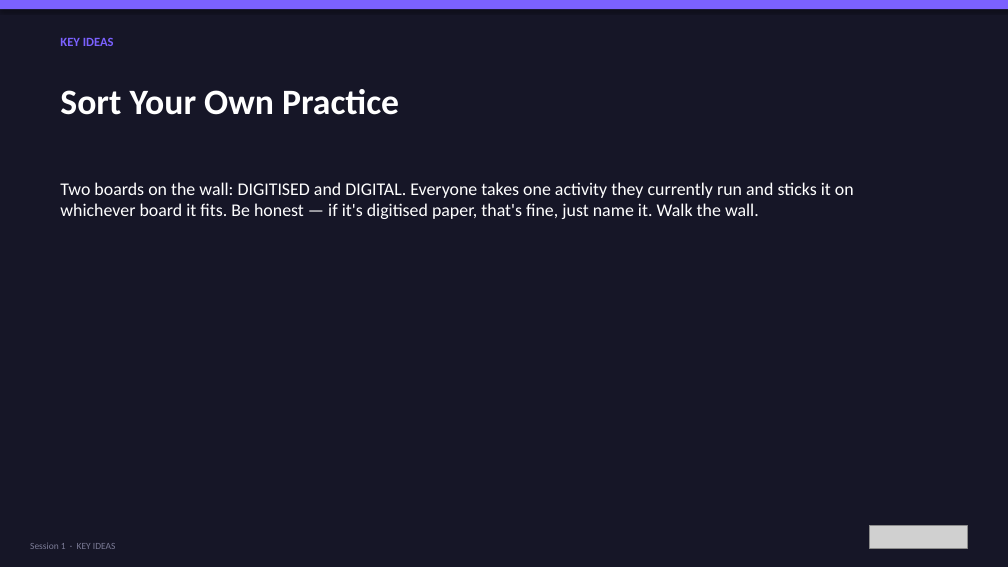
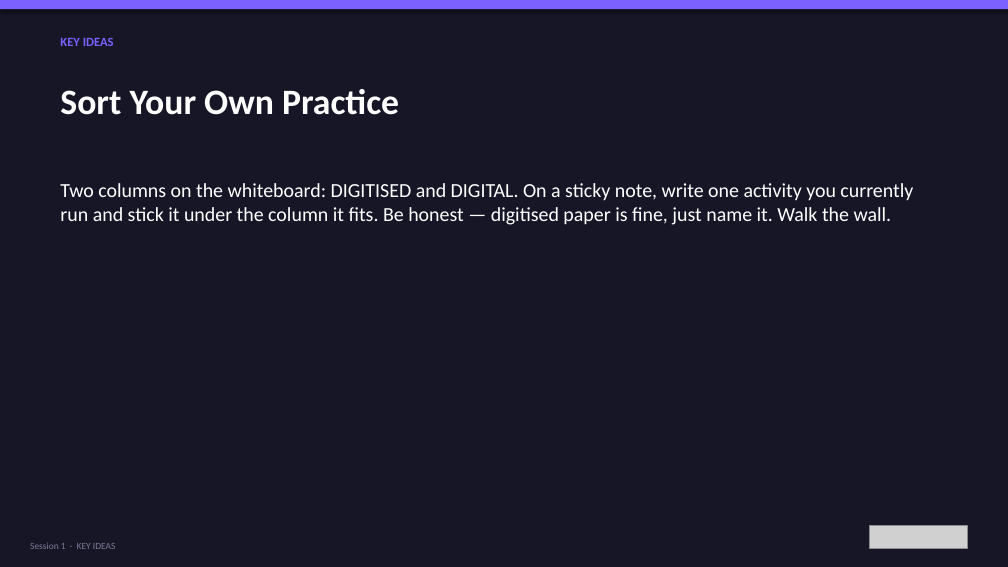
Before and after one commit to bh1ff/cpd-v2, a slide deck: slide 18 of assets/downloads/Session-1-What-Is-Digital-Youth-Work.pptx (slide 20 before the commit). Drawn at 1008x567 pixels with LibreOffice and Linux fonts; fonts in the diff are those of the drawing; grey boxes stand for pictures. Boxes give left, top, right and bottom in pixels: in the first picture for what was removed or moved away, otherwise in the second. Text is boxed around its words. In the diff, an @@ line names an element or a change of style, - is before the commit and + after.

```diff
--- a/assets/downloads/Session-1-What-Is-Digital-Youth-Work.pptx
+++ b/assets/downloads/Session-1-What-Is-Digital-Youth-Work.pptx
@@ text at [60,183,913,225]: text changed; size 17 to 19 pt @@
-Two boards on the wall: DIGITISED and DIGITAL. Everyone takes one activity they currently run and sticks it on whichever board it fits. Be honest — if it's digitised paper, that's fine, just name it. Walk the wall.
+Two columns on the whiteboard: DIGITISED and DIGITAL. On a sticky note, write one activity you currently run and stick it under the column it fits. Be honest — digitised paper is fine, just name it. Walk the wall.
```
Also in this commit, not shown: 24 other slides changed, 1 slide added, 3 slides removed, 4 other files.
